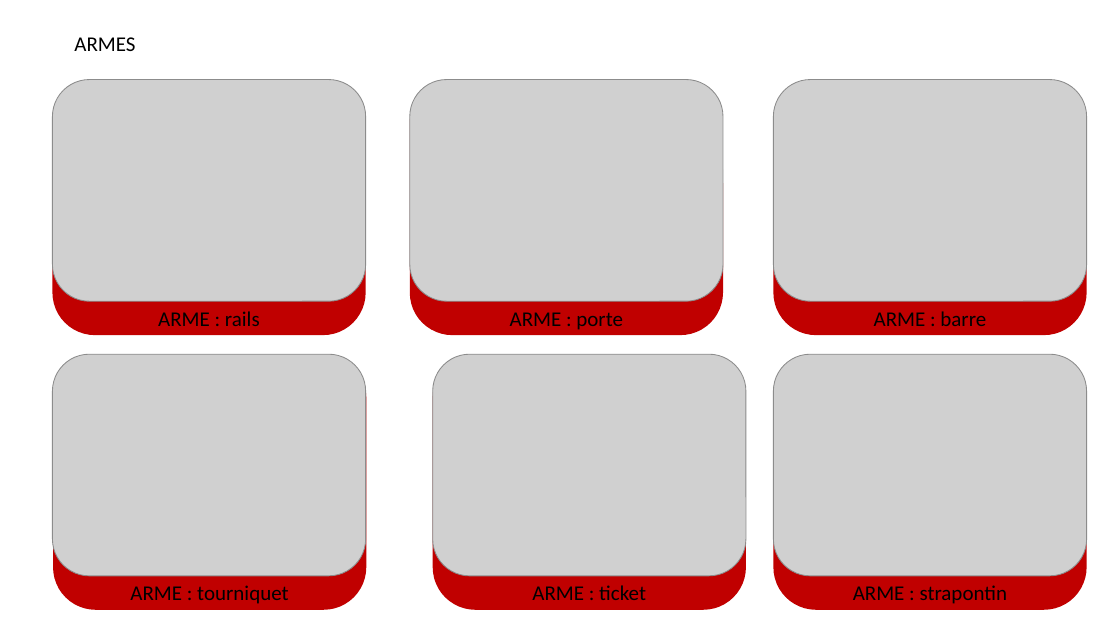
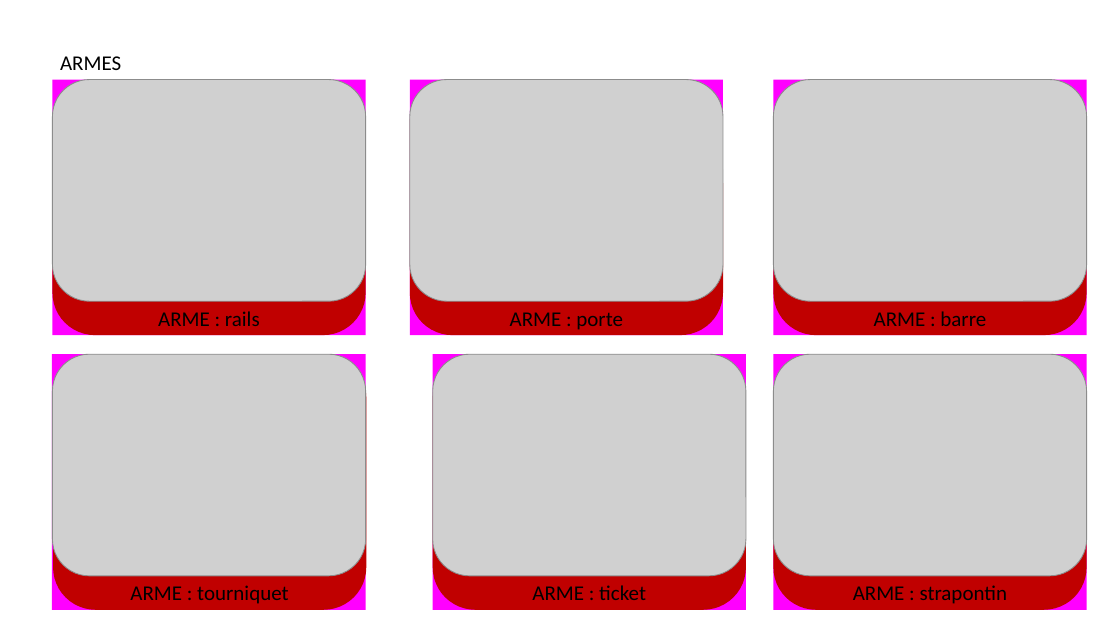
Before and after one commit to tristanqtn/2021_ece_cluedo_project, a slide deck: slide 7 of Présentation1.pptx. Drawn at 1120x630 pixels with LibreOffice and Linux fonts; fonts in the diff are those of the drawing; grey boxes stand for pictures. Boxes give left, top, right and bottom in pixels: in the first picture for what was removed or moved away, otherwise in the second. Text is boxed around its words. In the diff, an @@ line names an element or a change of style, - is before the commit and + after.

```diff
--- a/Présentation1.pptx
+++ b/Présentation1.pptx
@@ text "ARMES" moved from (x1=74, y1=37, x2=135, y2=51) to (x1=60, y1=56, x2=121, y2=70) @@
@@ rectangle added at (x1=52, y1=80, x2=365, y2=335), fill #FF00FF @@
@@ rectangle added at (x1=410, y1=80, x2=723, y2=335), fill #FF00FF @@
@@ rectangle added at (x1=774, y1=80, x2=1087, y2=335), fill #FF00FF @@
@@ rectangle added at (x1=52, y1=355, x2=366, y2=610), fill #FF00FF @@
@@ rectangle added at (x1=433, y1=355, x2=746, y2=610), fill #FF00FF @@
@@ rectangle added at (x1=774, y1=355, x2=1087, y2=610), fill #FF00FF @@
```
Also in this commit, not shown: 1 other slide changed, 1 slide removed, 14 other files.
